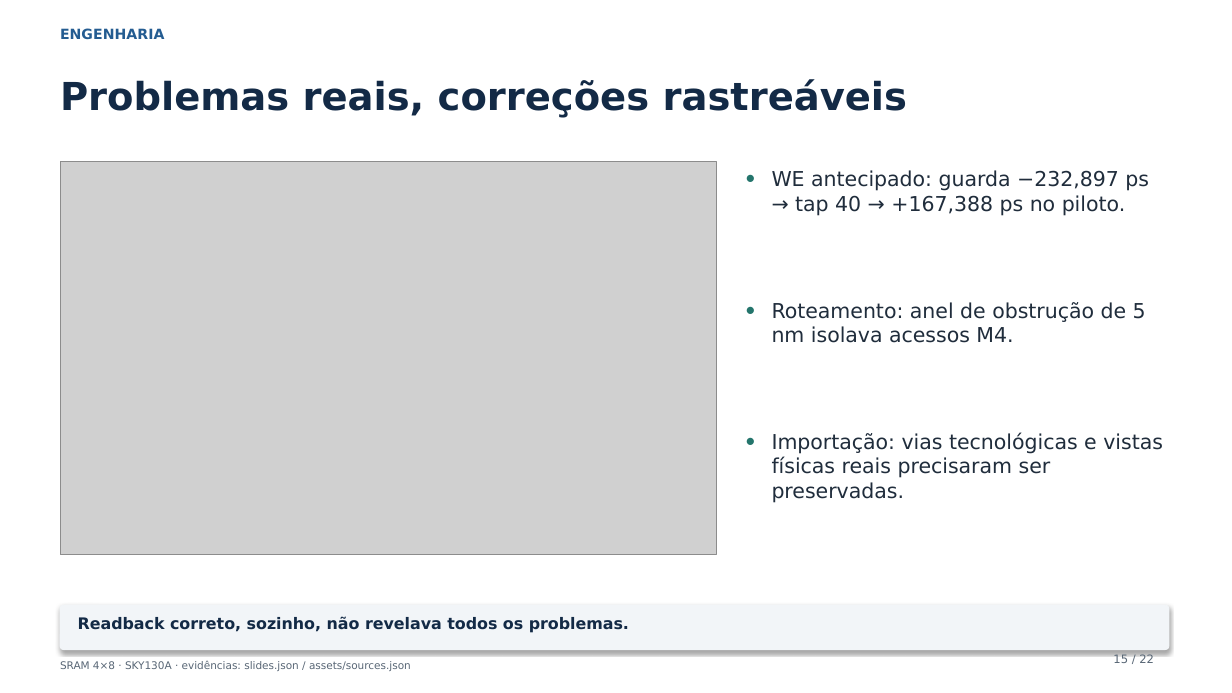
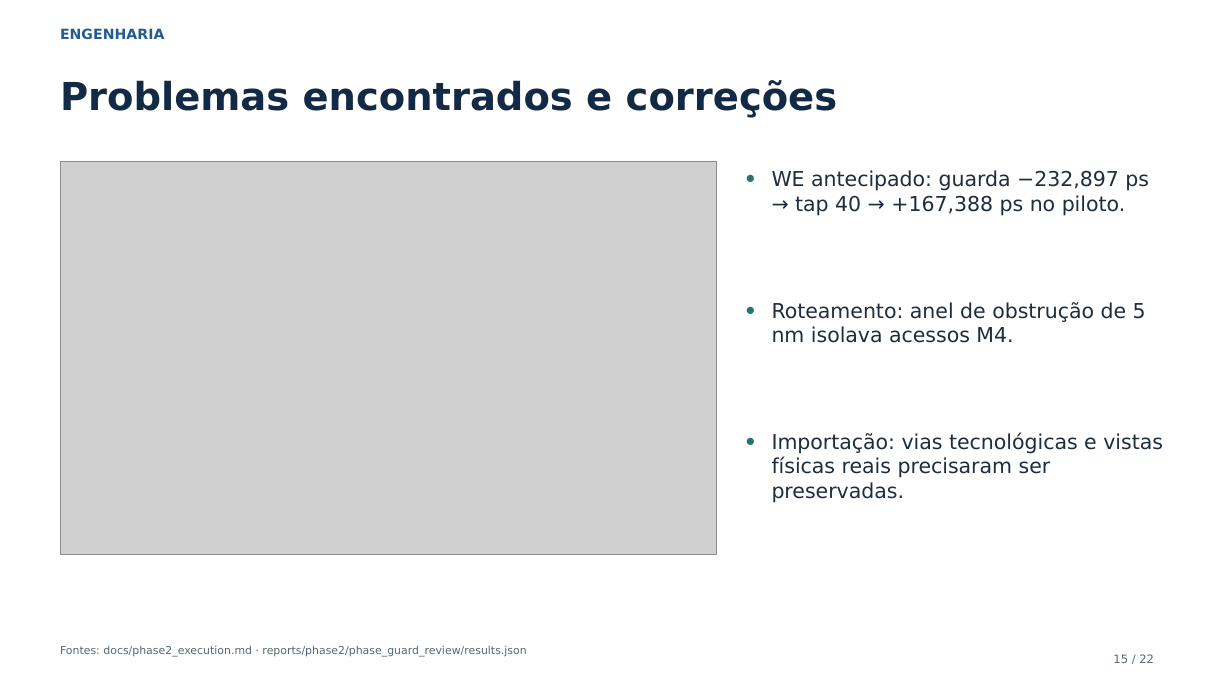
Before and after one commit to leofernandesc/Open-source-sram-memory-compiler, a slide deck: slide 15 of presentations/phase2/phase2_technical_review.pptx. Drawn at 1232x693 pixels with LibreOffice and Linux fonts; fonts in the diff are those of the drawing; grey boxes stand for pictures. Boxes give left, top, right and bottom in pixels: in the first picture for what was removed or moved away, otherwise in the second. Text is boxed around its words. In the diff, an @@ line names an element or a change of style, - is before the commit and + after.

Commit message:
docs(phase2): use descriptive academic presentation wording

```diff
--- a/presentations/phase2/phase2_technical_review.pptx
+++ b/presentations/phase2/phase2_technical_review.pptx
@@ text at <box>60,80,837,118</box>: text changed @@
-Problemas reais, correções rastreáveis
+Problemas encontrados e correções
@@ rounded rectangle removed at <box>60,605,1169,650</box> @@
@@ text removed at <box>78,616,629,633</box> @@
-Readback correto, sozinho, não revelava todos os problemas.
@@ text added at <box>60,646,526,657</box>, 8.5 pt, text #596776 @@
+Fontes: docs/phase2_execution.md · reports/phase2/phase_guard_review/results.json
@@ text removed at <box>60,661,411,671</box> @@
-SRAM 4×8 · SKY130A · evidências: slides.json / assets/sources.json
```
Also in this commit, not shown: 21 other slides changed, 9 other files.
